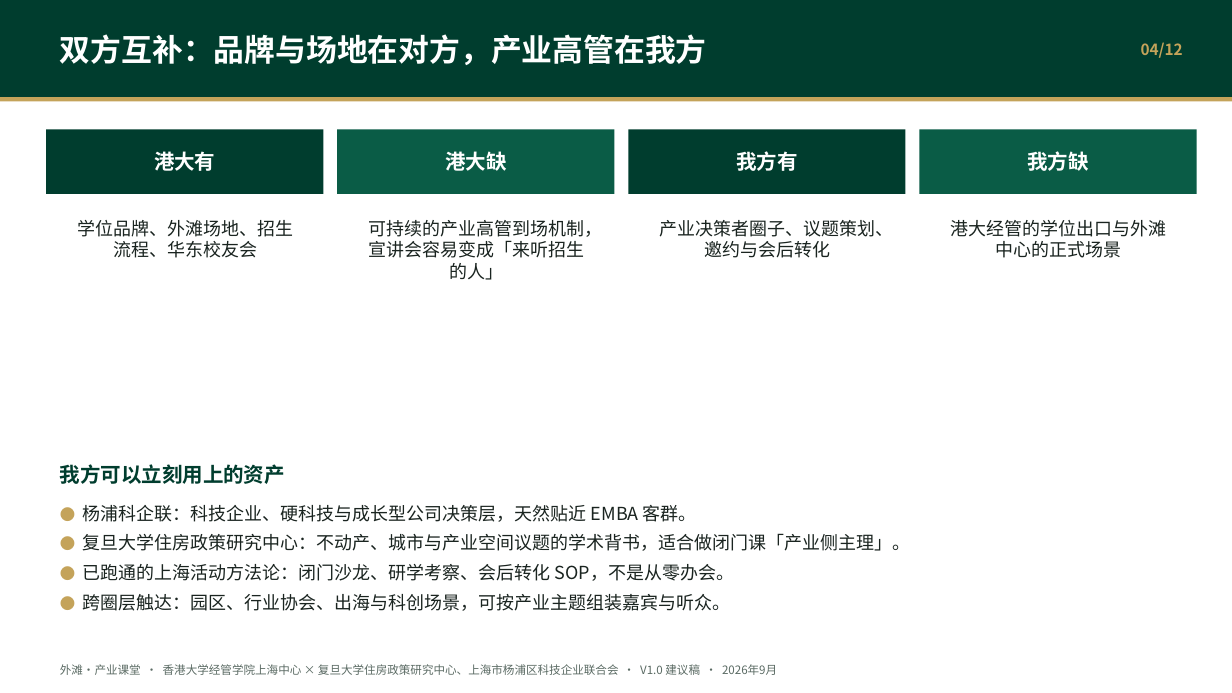
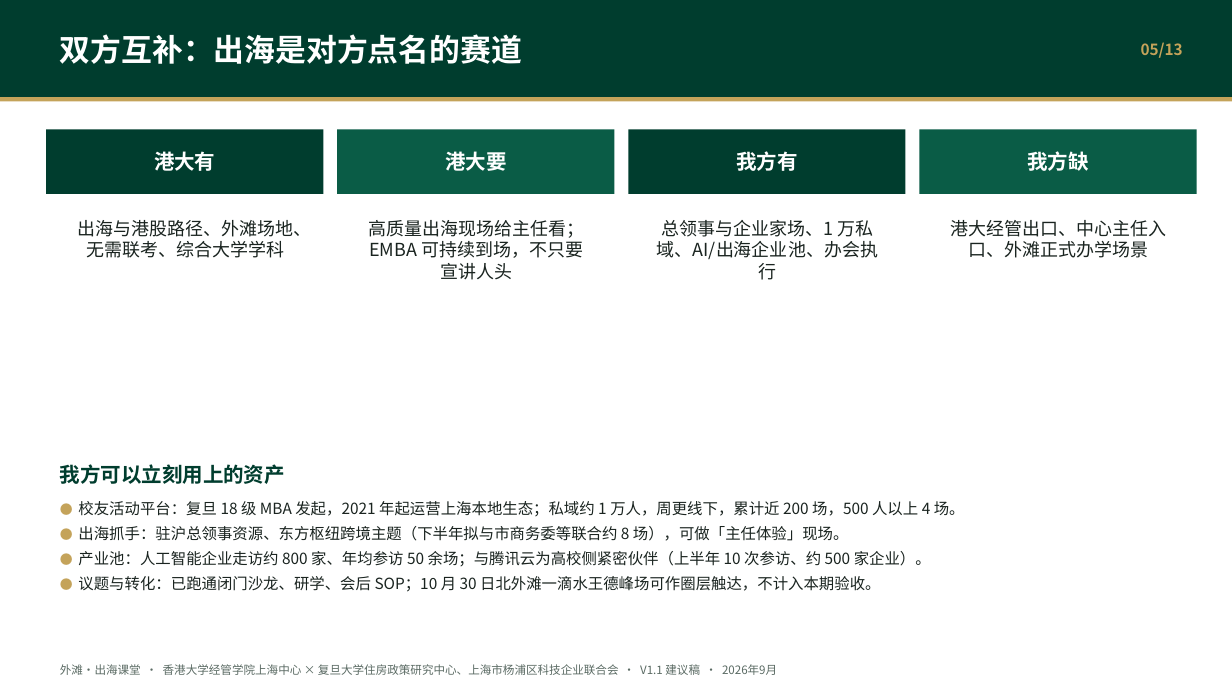
Before and after one commit to hujigang2010-maker/AIDEN, a slide deck: slide 5 of output/港大经管上海中心_外滩产业课堂_联合策划方案.pptx (slide 4 before the commit). Drawn at 1232x693 pixels with LibreOffice and Linux fonts; fonts in the diff are those of the drawing. Boxes give left, top, right and bottom in pixels: in the first picture for what was removed or moved away, otherwise in the second. Text is boxed around its words. In the diff, an @@ line names an element or a change of style, - is before the commit and + after.

```diff
--- a/output/港大经管上海中心_外滩产业课堂_联合策划方案.pptx
+++ b/output/港大经管上海中心_外滩产业课堂_联合策划方案.pptx
@@ text at <box>60,34,522,64</box>: text changed @@
-双方互补：品牌与场地在对方，产业高管在我方
+双方互补：出海是对方点名的赛道
@@ text at <box>1141,42,1183,58</box>: text changed @@
-04/12
+05/13
@@ text at <box>445,151,506,171</box>: text changed @@
-港大缺
+港大要
@@ text at <box>77,220,311,258</box>: text changed @@
-学位品牌、外滩场地、招生流程、华东校友会
+出海与港股路径、外滩场地、无需联考、综合大学学科
@@ text at <box>368,220,584,280</box>: text changed @@
-可持续的产业高管到场机制，宣讲会容易变成「来听招生的人」
+高质量出海现场给主任看；EMBA 可持续到场，不只要宣讲人头
@@ text at <box>657,220,878,280</box>: text changed @@
-产业决策者圈子、议题策划、邀约与会后转化
+总领事与企业家场、1 万私域、AI/出海企业池、办会执行
@@ text at <box>950,220,1166,258</box>: text changed @@
-港大经管的学位出口与外滩中心的正式场景
+港大经管出口、中心主任入口、外滩正式办学场景
@@ text at <box>78,501,965,592</box>: text changed; size 14 to 12 pt @@
-● 杨浦科企联：科技企业、硬科技与成长型公司决策层，天然贴近 EMBA 客群。
-● 复旦大学住房政策研究中心：不动产、城市与产业空间议题的学术背书，适合做闭门课「产业侧主理」。
-● 已跑通的上海活动方法论：闭门沙龙、研学考察、会后转化 SOP，不是从零办会。
-● 跨圈层触达：园区、行业协会、出海与科创场景，可按产业主题组装嘉宾与听众。
+● 校友活动平台：复旦 18 级 MBA 发起，2021 年起运营上海本地生态；私域约 1 万人，周更线下，累计近 200 场，500 人以上 4 场。
+● 出海抓手：驻沪总领事资源、东方枢纽跨境主题（下半年拟与市商务委等联合约 8 场），可做「主任体验」现场。
+● 产业池：人工智能企业走访约 800 家、年均参访 50 余场；与腾讯云为高校侧紧密伙伴（上半年 10 次参访、约 500 家企业）。
+● 议题与转化：已跑通闭门沙龙、研学、会后 SOP；10 月 30 日北外滩一滴水王德峰场可作圈层触达，不计入本期验收。
@@ text at <box>60,664,777,675</box>: text changed @@
-外滩·产业课堂 · 香港大学经管学院上海中心 × 复旦大学住房政策研究中心、上海市杨浦区科技企业联合会 · V1.0 建议稿 · 2026年9月
+外滩·出海课堂 · 香港大学经管学院上海中心 × 复旦大学住房政策研究中心、上海市杨浦区科技企业联合会 · V1.1 建议稿 · 2026年9月
```
Also in this commit, not shown: 8 other slides changed, 4 slides added, 3 slides removed, 14 other files.
